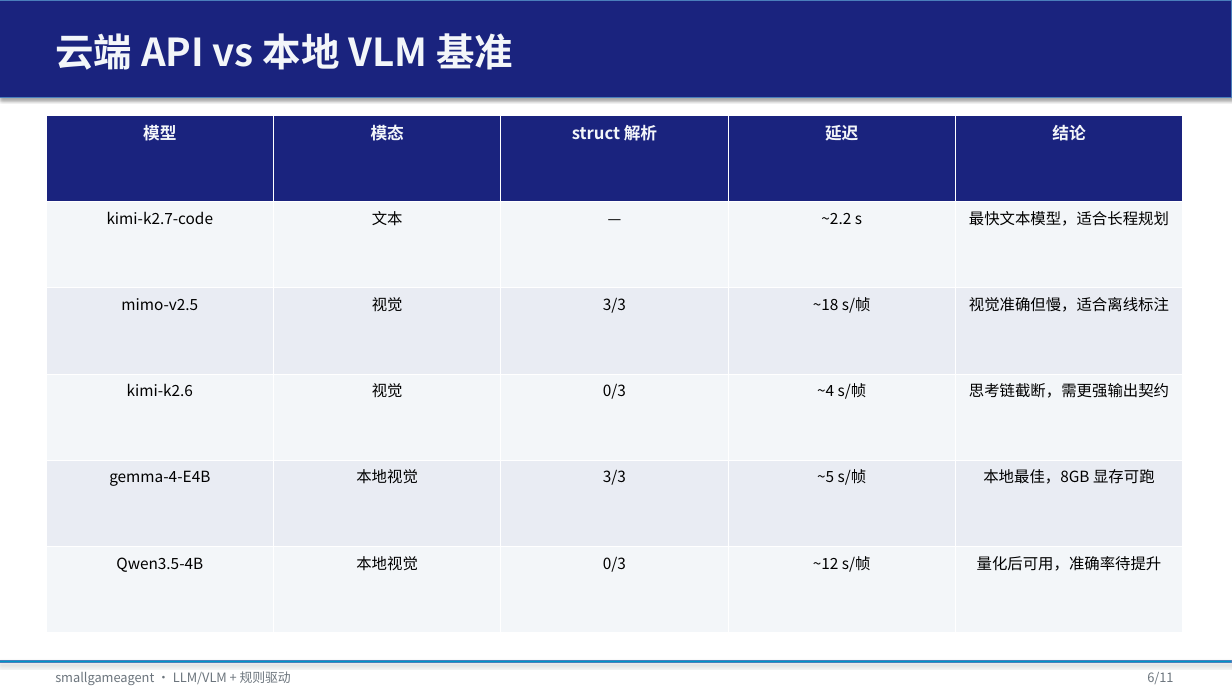
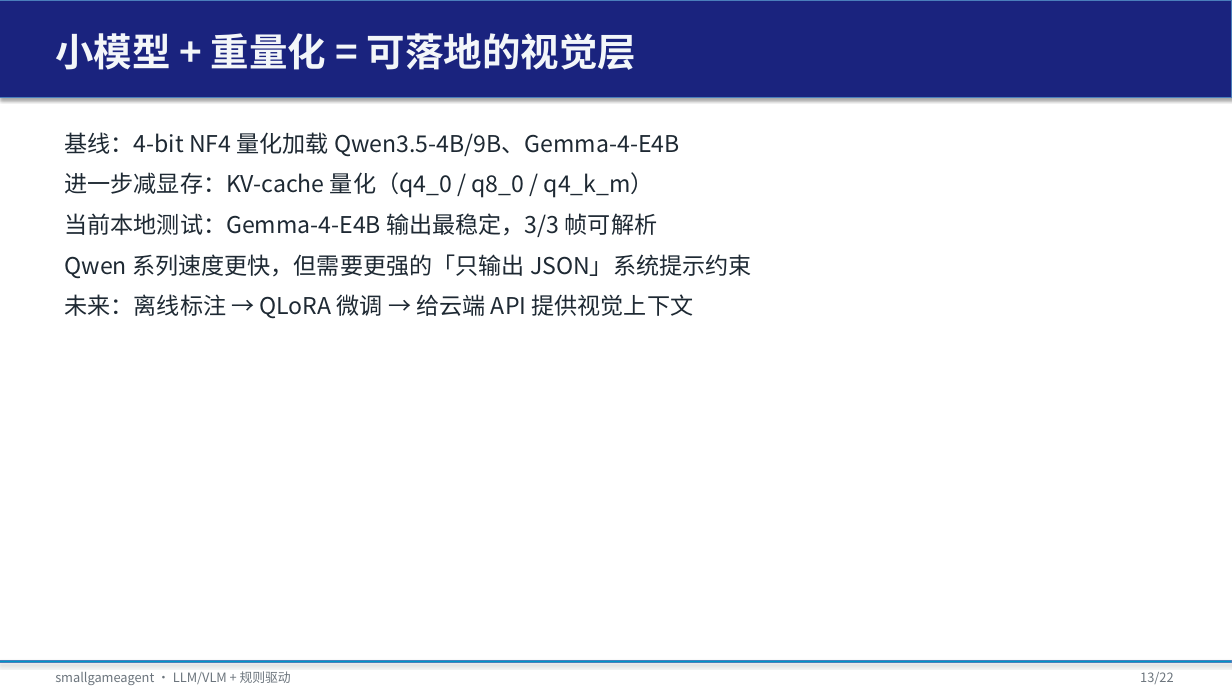
Before and after one commit to tzhazuma/smallgameagent, a slide deck: slide 13 of reports/smallgameagent_report.pptx (slide 6 before the commit). Drawn at 1232x693 pixels with LibreOffice and Linux fonts; fonts in the diff are those of the drawing. Boxes give left, top, right and bottom in pixels: in the first picture for what was removed or moved away, otherwise in the second. Text is boxed around its words. In the diff, an @@ line names an element or a change of style, - is before the commit and + after.

```diff
--- a/reports/smallgameagent_report.pptx
+++ b/reports/smallgameagent_report.pptx
@@ text at box(55, 33, 636, 70): text changed @@
-云端 API vs 本地 VLM 基准
+小模型 + 重量化 = 可落地的视觉层
@@ table removed at box(46, 116, 1183, 633), 6 rows, 5 columns @@
-模型 | 模态 | struct 解析 | 延迟 | 结论
-kimi-k2.7-code | 文本 | — | ~2.2 s | 最快文本模型，适合长程规划
-mimo-v2.5 | 视觉 | 3/3 | ~18 s/帧 | 视觉准确但慢，适合离线标注
-kimi-k2.6 | 视觉 | 0/3 | ~4 s/帧 | 思考链截断，需更强输出契约
-gemma-4-E4B | 本地视觉 | 3/3 | ~5 s/帧 | 本地最佳，8GB 显存可跑
-Qwen3.5-4B | 本地视觉 | 0/3 | ~12 s/帧 | 量化后可用，准确率待提升
@@ text added at box(64, 132, 752, 319), 18 pt, text #1E2933 @@
+基线：4-bit NF4 量化加载 Qwen3.5-4B/9B、Gemma-4-E4B
+进一步减显存：KV-cache 量化（q4_0 / q8_0 / q4_k_m）
+当前本地测试：Gemma-4-E4B 输出最稳定，3/3 帧可解析
+Qwen 系列速度更快，但需要更强的「只输出 JSON」系统提示约束
+未来：离线标注 → QLoRA 微调 → 给云端 API 提供视觉上下文
@@ text at box(1140, 672, 1173, 684): text changed @@
-6/11
+13/22
```
Also in this commit, not shown: 7 other slides changed, 13 slides added, 2 slides removed, 8 other files.
